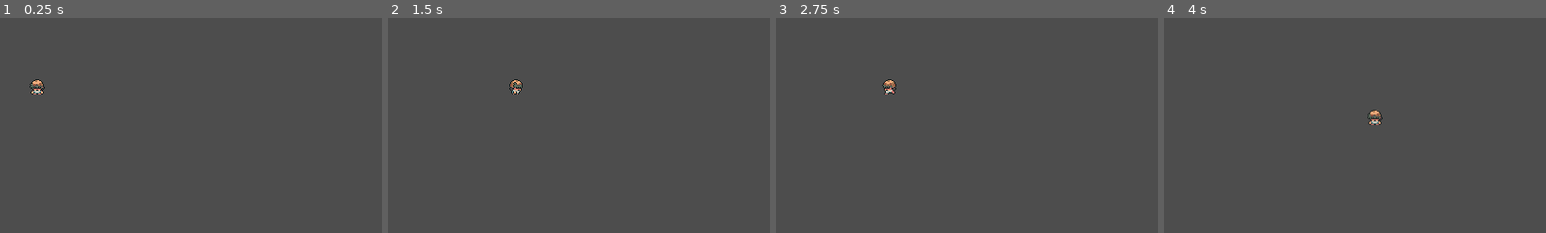
Above: before the commit, frames 1-4 (left to right).
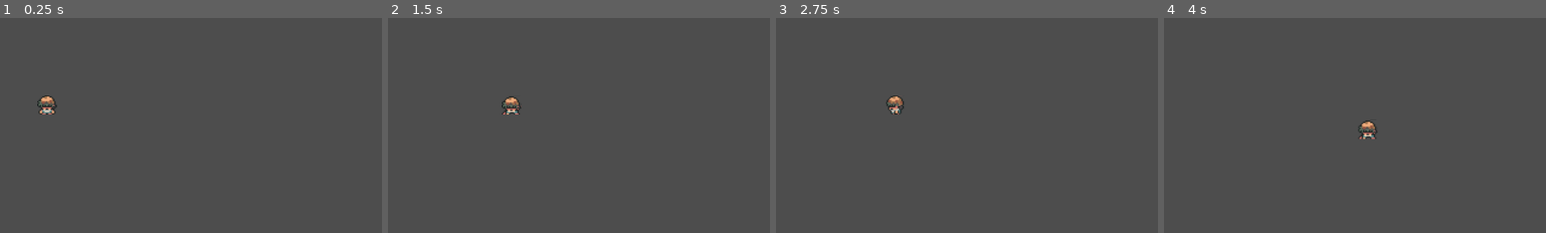
Above: after the commit, the same moments.

Repository: Lhsales/learning-godot
Game: Godot game, scene res://actors/characters/personagem_base.tscn
Same seed, same stepped clock (60 frames per second), same inputs: the game is played once before the commit and once after it.
Inputs (mouse positions are % of the whole screen's width and height, from its top left):
- Up to frame 1 (0.25 s): no input
- Up to frame 2 (1.5 s): tap Enter (ui_accept) at 0.5, 0.77, 1.07 s; move the mouse to (58, 36) at 0.52 s; hold Right (ui_right) from 0.53 s (still down); click (58, 36) at 0.6 s; tap E (ataque_especial_1, bound only after the commit) at 0.8, 1.35 s; move the mouse to (24, 44) at 1.27 s
- Up to frame 3 (2.75 s): tap Enter (ui_accept) at 1.52, 1.82, 2.3 s; tap R (ataque_especial_2, bound only after the commit) at 1.55, 2.1 s; move the mouse to (48, 22) at 2.02 s; release Right (ui_right) at 2.03 s; hold Left (ui_left) from 2.03 s (still down)
- Up to frame 4 (4 s): move the mouse to (36, 56) at 2.77 s; release Left (ui_left) at 2.78 s; hold Right (ui_right) from 2.78 s (still down); tap Enter (ui_accept) at 2.85, 3.02, 3.32, 3.77 s; click (36, 56) at 3.05 s; move the mouse to (64, 52) at 3.52 s; hold S (mover_b) from 3.53 s (still down); tap E (ataque_especial_1, bound only after the commit) at 3.8 s
The pictures show only the part of the screen within x 0-50%, y 0-50%; the shares and areas given below are measured in that part.
In our replay, the window is 640x360 before the commit and 800x450 after it. These sizes can differ from the game's own. Grey fills any space a smaller window leaves; there, only what the larger window draws over its background counts as a difference.

The runs differ from the first frame. In frame 1, 0.5% of the frame differs, in the area x 7-15%, y 28-45%; in frame 2, 0.4%; in frame 3, 0.5%; in frame 4, 0.4%.

Commit message:
feat: anima ataques

Diff:
--- a/actors/characters/personagem_base.gd
+++ b/actors/characters/personagem_base.gd
@@ -6,6 +6,9 @@
 const JUMP_VELOCITY = -400.0
 
 var _prefixo_animacao: String = "_b"
+var _can_attack: bool = true
+var _attacking: bool = false
+var _attack_type: String = ""
 
 @export_category("Objects")
 @export var _animador: AnimationPlayer
@@ -31,28 +34,38 @@
 	velocity = direction * SPEED
 	move_and_slide()
 
+	if _can_attack:
+		if Input.is_action_just_pressed("ataque"):
+			_attack_type = "ataque"
+		elif Input.is_action_just_pressed("ataque_especial_1"):
+			_attack_type = "ataque_especial_1"
+		elif Input.is_action_just_pressed("ataque_especial_2"):
+			_attack_type = "ataque_especial_2"
+		else:
+			_attack_type = ""
+
+		if _attack_type != "":
+			_can_attack = false
+			_attacking = true
+			set_physics_process(false)
+
 	_animar()
 
-	# Add the gravity.
-	#if not is_on_floor():
-	#	velocity += get_gravity() * delta
-
-	# Handle jump.
-	#if Input.is_action_just_pressed("ui_accept") and is_on_floor():
-	#	velocity.y = JUMP_VELOCITY
-#
-	## Get the input direction and handle the movement/deceleration.
-	## As good practice, you should replace UI actions with custom gameplay actions.
-	#var direction := Input.get_axis("ui_left", "ui_right")
-	#if direction:
-	#	velocity.x = direction * SPEED
-	#else:
-	#	velocity.x = move_toward(velocity.x, 0, SPEED)
-#
-	#move_and_slide()
-
 func _animar() -> void:
-	if velocity == Vector2.ZERO:
+	if _attacking == true:
+		if _attack_type == "ataque":
+			_animador.play("ataque" + _prefixo_animacao)
+		else:
+			_animador.play(_attack_type)
+	elif velocity == Vector2.ZERO:
 		_animador.play("parado" + _prefixo_animacao)
 	elif velocity != Vector2.ZERO:
 		_animador.play("andando" + _prefixo_animacao)
+
+
+func _when_animation_finished(_anim_name: StringName) -> void:
+	if _anim_name.contains("ataque"):
+		_attacking = false
+		_can_attack = true
+		set_physics_process(true)
+		pass # Replace with function body.
--- a/actors/characters/personagem_base.tscn
+++ b/actors/characters/personagem_base.tscn
@@ -92,7 +92,7 @@
 
 [sub_resource type="Animation" id="Animation_ggogo"]
 resource_name = "ataque_b"
-length = 0.19999999999999998
+length = 0.2
 tracks/0/type = "value"
 tracks/0/imported = false
 tracks/0/enabled = true
@@ -108,7 +108,7 @@
 
 [sub_resource type="Animation" id="Animation_acj01"]
 resource_name = "ataque_c"
-length = 0.19999999999999998
+length = 0.2
 tracks/0/type = "value"
 tracks/0/imported = false
 tracks/0/enabled = true
@@ -124,7 +124,7 @@
 
 [sub_resource type="Animation" id="Animation_0pm0o"]
 resource_name = "ataque_d"
-length = 0.19999999999999998
+length = 0.2
 tracks/0/type = "value"
 tracks/0/imported = false
 tracks/0/enabled = true
@@ -140,7 +140,7 @@
 
 [sub_resource type="Animation" id="Animation_qjes1"]
 resource_name = "ataque_e"
-length = 0.19999999999999998
+length = 0.2
 tracks/0/type = "value"
 tracks/0/imported = false
 tracks/0/enabled = true
@@ -156,7 +156,7 @@
 
 [sub_resource type="Animation" id="Animation_xssfo"]
 resource_name = "ataque_especial_1"
-length = 0.19999999999999998
+length = 0.2
 tracks/0/type = "value"
 tracks/0/imported = false
 tracks/0/enabled = true
@@ -172,7 +172,7 @@
 
 [sub_resource type="Animation" id="Animation_5lqu4"]
 resource_name = "ataque_especial_2"
-length = 0.19999999999999998
+length = 0.2
 tracks/0/type = "value"
 tracks/0/imported = false
 tracks/0/enabled = true
@@ -188,7 +188,7 @@
 
 [sub_resource type="Animation" id="Animation_qouho"]
 resource_name = "morrendo"
-length = 0.19999999999999998
+length = 0.2
 tracks/0/type = "value"
 tracks/0/imported = false
 tracks/0/enabled = true
@@ -204,7 +204,7 @@
 
 [sub_resource type="Animation" id="Animation_eaol1"]
 resource_name = "parado_b"
-length = 0.19999999999999998
+length = 0.2
 loop_mode = 1
 tracks/0/type = "value"
 tracks/0/imported = false
@@ -221,7 +221,7 @@
 
 [sub_resource type="Animation" id="Animation_4fboh"]
 resource_name = "parado_c"
-length = 0.19999999999999998
+length = 0.2
 loop_mode = 1
 tracks/0/type = "value"
 tracks/0/imported = false
@@ -238,7 +238,7 @@
 
 [sub_resource type="Animation" id="Animation_w3kw3"]
 resource_name = "parado_d"
-length = 0.19999999999999998
+length = 0.2
 loop_mode = 1
 tracks/0/type = "value"
 tracks/0/imported = false
@@ -255,7 +255,7 @@
 
 [sub_resource type="Animation" id="Animation_ptt5h"]
 resource_name = "parado_e"
-length = 0.19999999999999998
+length = 0.2
 loop_mode = 1
 tracks/0/type = "value"
 tracks/0/imported = false
@@ -272,7 +272,7 @@
 
 [sub_resource type="Animation" id="Animation_sw53n"]
 resource_name = "pegando_item"
-length = 0.19999999999999998
+length = 0.2
 tracks/0/type = "value"
 tracks/0/imported = false
 tracks/0/enabled = true
@@ -288,7 +288,7 @@
 
 [sub_resource type="Animation" id="Animation_1raxg"]
 resource_name = "pulo_b"
-length = 0.19999999999999998
+length = 0.2
 tracks/0/type = "value"
 tracks/0/imported = false
 tracks/0/enabled = true
@@ -304,7 +304,7 @@
 
 [sub_resource type="Animation" id="Animation_l0em3"]
 resource_name = "pulo_c"
-length = 0.19999999999999998
+length = 0.2
 tracks/0/type = "value"
 tracks/0/imported = false
 tracks/0/enabled = true
@@ -320,7 +320,7 @@
 
 [sub_resource type="Animation" id="Animation_l8cla"]
 resource_name = "pulo_d"
-length = 0.19999999999999998
+length = 0.2
 tracks/0/type = "value"
 tracks/0/imported = false
 tracks/0/enabled = true
@@ -336,7 +336,7 @@
 
 [sub_resource type="Animation" id="Animation_jddvw"]
 resource_name = "pulo_e"
-length = 0.19999999999999998
+length = 0.2
 tracks/0/type = "value"
 tracks/0/imported = false
 tracks/0/enabled = true
@@ -389,3 +389,5 @@
 
 [node name="Animador" type="AnimationPlayer" parent="." unique_id=1353457136]
 libraries/ = SubResource("AnimationLibrary_wh2ms")
+
+[connection signal="animation_finished" from="Animador" to="." method="_when_animation_finished"]
--- a/project.godot
+++ b/project.godot
@@ -17,8 +17,9 @@
 
 [display]
 
-window/size/window_width_override=640
-window/size/window_height_override=360
+window/size/window_width_override=1280
+window/size/window_height_override=720
+window/stretch/scale=2.02
 
 [input]
 
@@ -46,6 +47,25 @@
 , Object(InputEventKey,"resource_local_to_scene":false,"resource_name":"","device":-1,"window_id":0,"alt_pressed":false …(186 unchanged characters)…
 ]
 }
+ataque={
+"deadzone": 0.2,
+"events": [Object(InputEventMouseButton,"resource_local_to_scene":false,"resource_name":"","device":-1,"window_id":0,"alt_pressed":false,"shift_pressed":false,"ctrl_pressed":false,"meta_pressed":false,"button_mask":1,"position":Vector2(204, 24),"global_position":Vector2(213, 72),"factor":1.0,"button_index":1,"canceled":false,"pressed":true,"double_click":false,"script":null)
+, Object(InputEventKey,"resource_local_to_scene":false,"resource_name":"","device":-1,"window_id":0,"alt_pressed":false,"shift_pressed":false,"ctrl_pressed":false,"meta_pressed":false,"pressed":false,"keycode":0,"physical_keycode":81,"key_label":0,"unicode":113,"location":0,"echo":false,"script":null)
+, Object(InputEventKey,"resource_local_to_scene":false,"resource_name":"","device":-1,"window_id":0,"alt_pressed":false,"shift_pressed":false,"ctrl_pressed":false,"meta_pressed":false,"pressed":false,"keycode":0,"physical_keycode":74,"key_label":0,"unicode":106,"location":0,"echo":false,"script":null)
+]
+}
+ataque_especial_1={
+"deadzone": 0.2,
+"events": [Object(InputEventKey,"resource_local_to_scene":false,"resource_name":"","device":-1,"window_id":0,"alt_pressed":false,"shift_pressed":false,"ctrl_pressed":false,"meta_pressed":false,"pressed":false,"keycode":0,"physical_keycode":69,"key_label":0,"unicode":101,"location":0,"echo":false,"script":null)
+, Object(InputEventKey,"resource_local_to_scene":false,"resource_name":"","device":-1,"window_id":0,"alt_pressed":false,"shift_pressed":false,"ctrl_pressed":false,"meta_pressed":false,"pressed":false,"keycode":0,"physical_keycode":75,"key_label":0,"unicode":107,"location":0,"echo":false,"script":null)
+]
+}
+ataque_especial_2={
+"deadzone": 0.2,
+"events": [Object(InputEventKey,"resource_local_to_scene":false,"resource_name":"","device":-1,"window_id":0,"alt_pressed":false,"shift_pressed":false,"ctrl_pressed":false,"meta_pressed":false,"pressed":false,"keycode":0,"physical_keycode":82,"key_label":0,"unicode":114,"location":0,"echo":false,"script":null)
+, Object(InputEventKey,"resource_local_to_scene":false,"resource_name":"","device":-1,"window_id":0,"alt_pressed":false,"shift_pressed":false,"ctrl_pressed":false,"meta_pressed":false,"pressed":false,"keycode":0,"physical_keycode":76,"key_label":0,"unicode":108,"location":0,"echo":false,"script":null)
+]
+}
 
 [physics]
 
